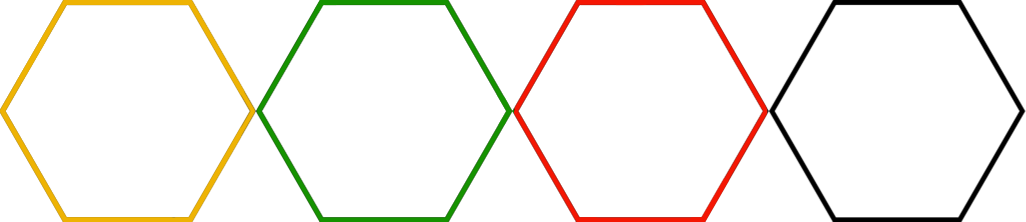
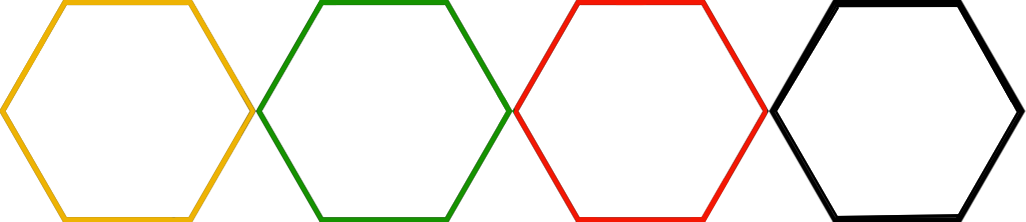
Two versions of the same layered image (1026 × 222). Layer-by-layer changes:
painted on "hex border" over [774, 4, 1020, 218]
